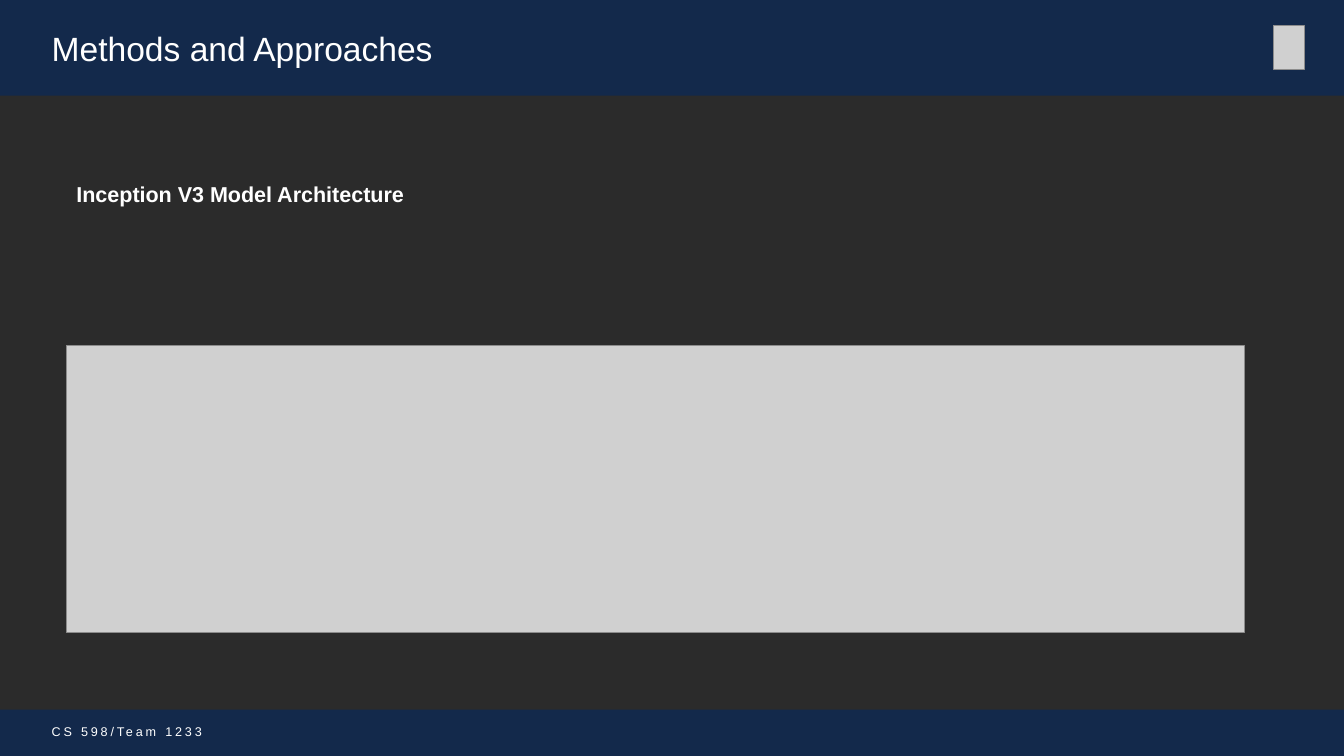
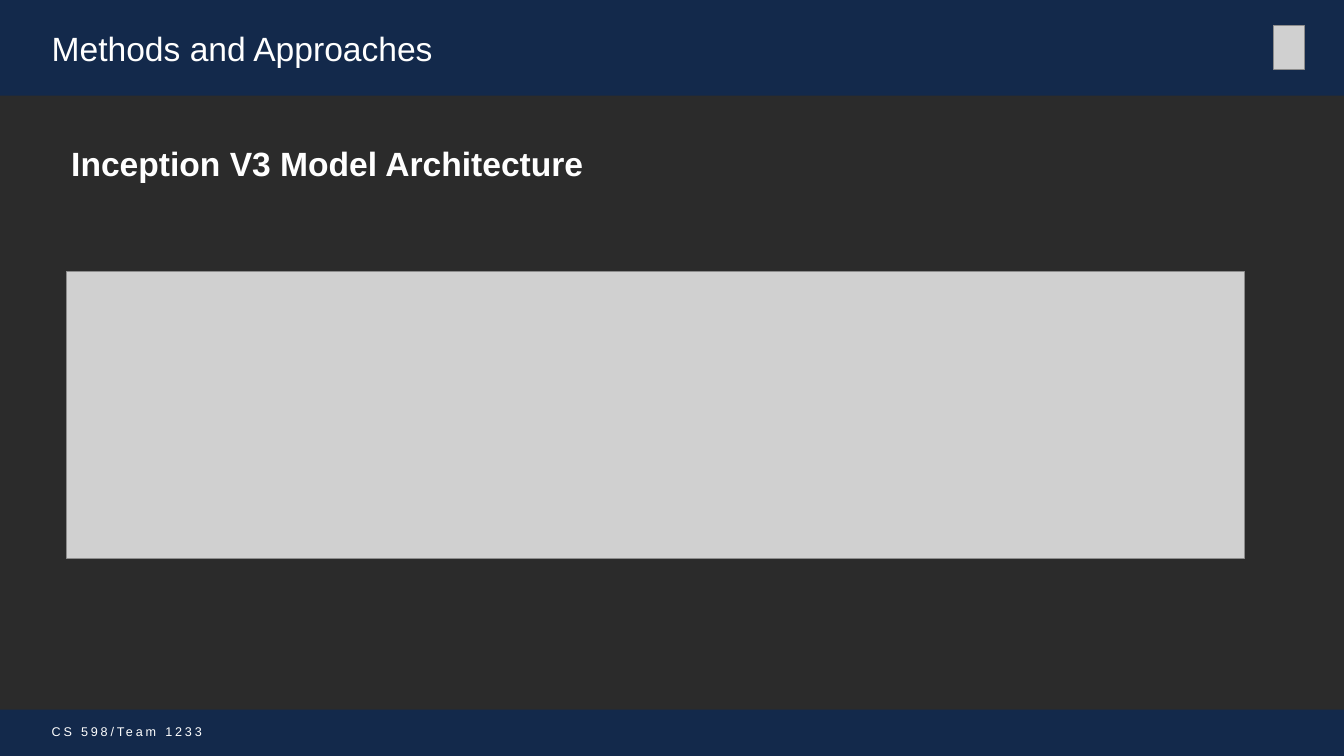
Before and after one commit to mohitbhadauria10/DL-Project, a slide deck: slide 8 of Presentation_Team_1233 _mike.pptx. Drawn at 1344x756 pixels with LibreOffice and Linux fonts; fonts in the diff are those of the drawing; grey boxes stand for pictures; background and template pictures are left out; a plain dark background stands for a picture behind light text. Boxes give left, top, right and bottom in pixels: in the first picture for what was removed or moved away, otherwise in the second. Text is boxed around its words. In the diff, an @@ line names an element or a change of style, - is before the commit and + after.

```diff
--- a/Presentation_Team_1233 _mike.pptx
+++ b/Presentation_Team_1233 _mike.pptx
@@ text "Inception V3 Model Architecture": place and size @@
-text "Inception V3 Model Architecture" at [76,186,404,207]
+text "Inception V3 Model Architecture" at [71,151,583,183]
@@ text "Inception V3 Model Architecture" at [71,151,583,183]: size 15.4 to 24 pt; line spacing 0.7 to 0.9 @@
@@ picture: place and size @@
-picture at [67,346,1245,633]
+picture at [67,271,1245,559]
```
Also in this commit, not shown: 4 other slides changed, 4 other files.
